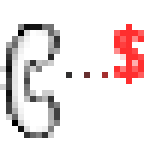
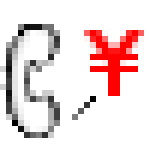
Revision of a layered 150px x 150px image; what changed, layer by layer:
removed layer "...$" (was 82%) over (66, 24, 144, 84)
added layer "¥" above "£" over (84, 30, 144, 96)
added layer "speech line" above "New Layer#1" over (72, 96, 96, 120)
